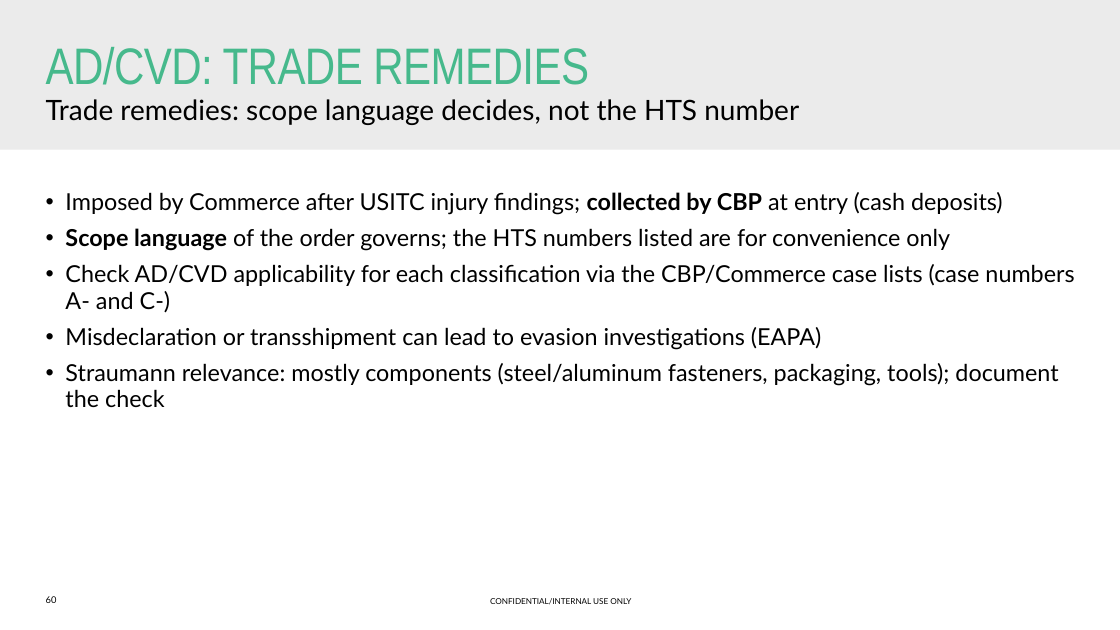
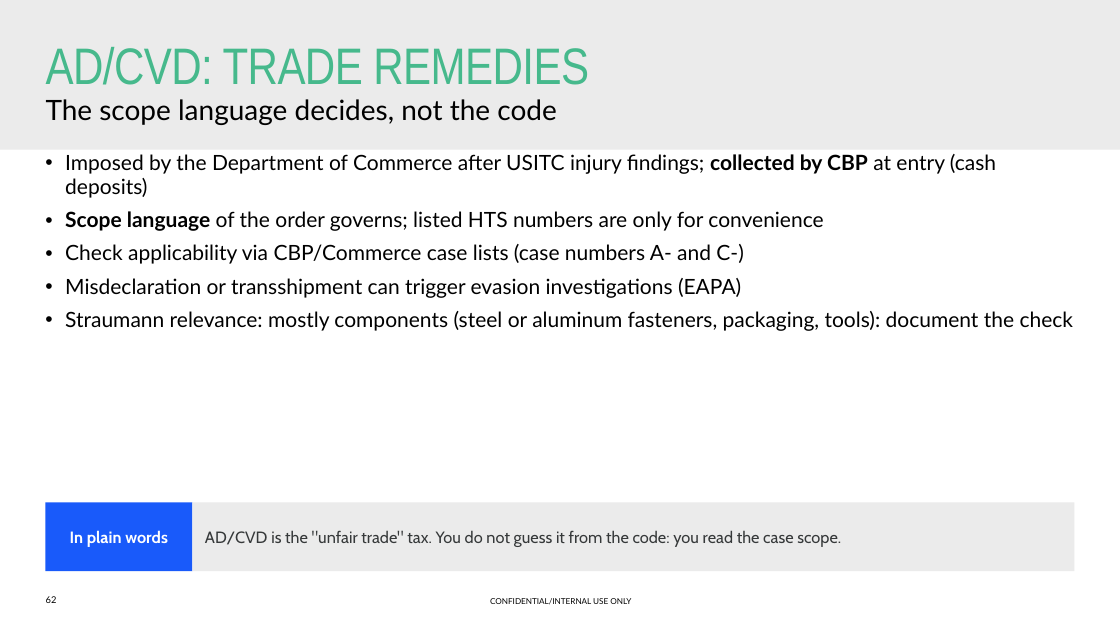
Before and after one commit to lars1909lg-bot/TradeKPI, a slide deck: slide 62 of training/Straumann_US_HTS_Classification_Training.pptx (slide 60 before the commit). Drawn at 1120x630 pixels with LibreOffice and Linux fonts; fonts in the diff are those of the drawing; background and template pictures are left out. Boxes give left, top, right and bottom in pixels: in the first picture for what was removed or moved away, otherwise in the second. Text is boxed around its words. In the diff, an @@ line names an element or a change of style, - is before the commit and + after.

```diff
--- a/training/Straumann_US_HTS_Classification_Training.pptx
+++ b/training/Straumann_US_HTS_Classification_Training.pptx
@@ text at bbox=[46, 99, 556, 125]: text changed @@
-Trade remedies: scope language decides, not the HTS number
+The scope language decides, not the code
@@ text at bbox=[65, 154, 1074, 331]: text changed; size 20 to 18 pt @@
-• Imposed by Commerce after USITC injury findings; collected by CBP at entry (cash deposits)
-• Scope language of the order governs; the HTS numbers listed are for convenience only
-• Check AD/CVD applicability for each classification via the CBP/Commerce case lists (case numbers A- and C-)
-• Misdeclaration or transshipment can lead to evasion investigations (EAPA)
-• Straumann relevance: mostly components (steel/aluminum fasteners, packaging, tools); document the check
+• Imposed by the Department of Commerce after USITC injury findings; collected by CBP at entry (cash deposits)
+• Scope language of the order governs; listed HTS numbers are only for convenience
+• Check applicability via CBP/Commerce case lists (case numbers A- and C-)
+• Misdeclaration or transshipment can trigger evasion investigations (EAPA)
+• Straumann relevance: mostly components (steel or aluminum fasteners, packaging, tools): document the check
@@ rectangle added at bbox=[45, 502, 192, 571], fill #195AFA, 14 pt, text #FFFFFF, bold @@
+In plain words
@@ rectangle added at bbox=[192, 502, 1075, 571], fill #EBEBEB, 14 pt, text #36393A @@
+AD/CVD is the "unfair trade" tax. You do not guess it from the code: you read the case scope.
@@ page number at bbox=[46, 596, 57, 603]: text changed @@
-60
+62
```
Also in this commit, not shown: 77 other slides changed, 4 slides added, 2 slides removed, 1 other file.
